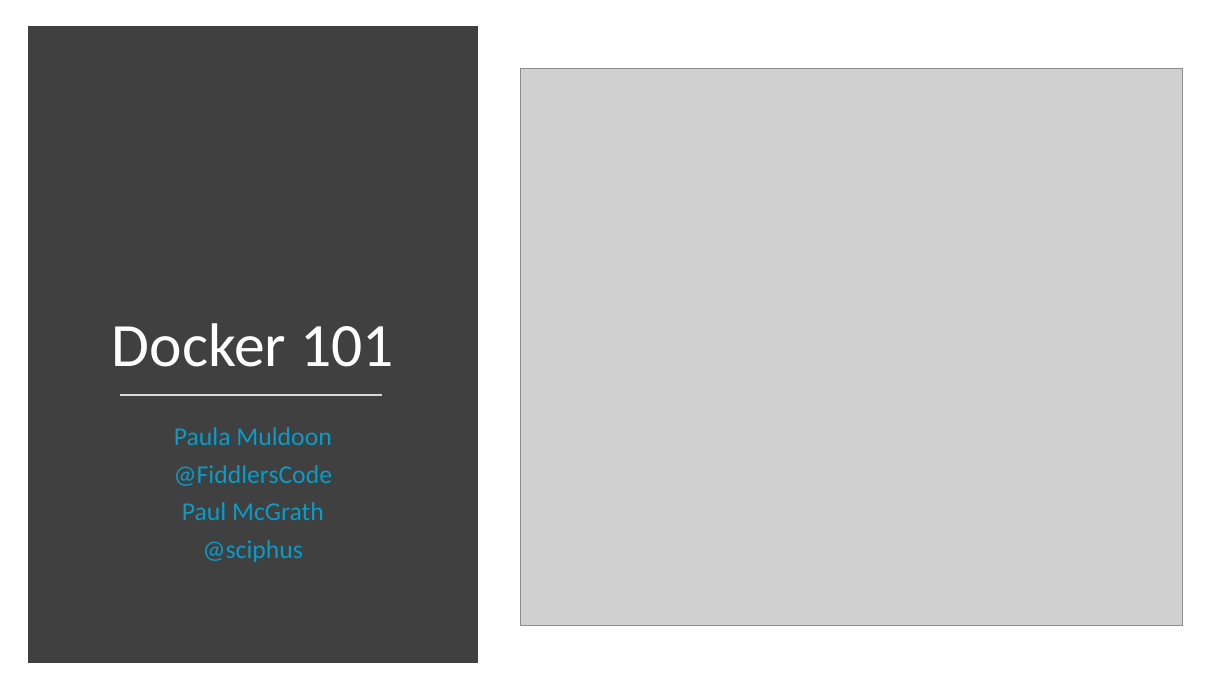
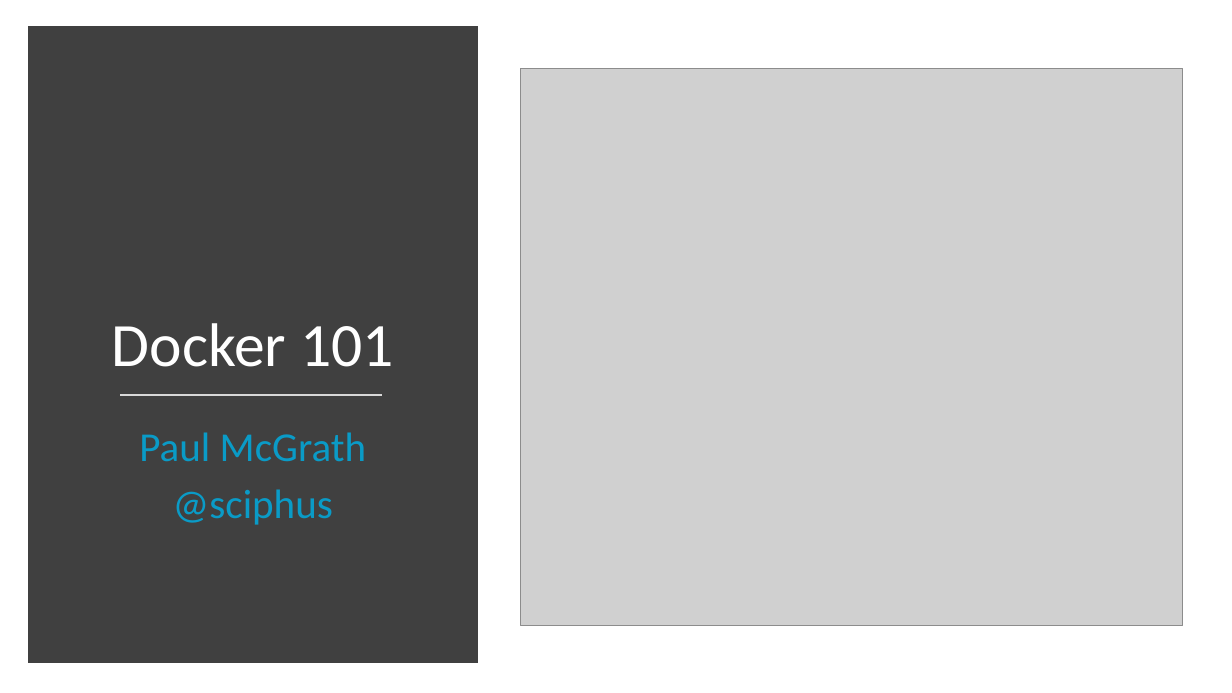
Before and after one commit to pavlosmcg/docker101, a slide deck: slide 1 of Docker 101.pptx. Drawn at 1232x693 pixels with LibreOffice and Linux fonts; fonts in the diff are those of the drawing; grey boxes stand for pictures. Boxes give left, top, right and bottom in pixels: in the first picture for what was removed or moved away, otherwise in the second. Text is boxed around its words. In the diff, an @@ line names an element or a change of style, - is before the commit and + after.

Commit message:
Update slides

```diff
--- a/Docker 101.pptx
+++ b/Docker 101.pptx
@@ subtitle "Paul McGrath" at (x1=139, y1=432, x2=366, y2=525): size 20 to 32 pt; line spacing 0.8 to 0.9 @@
@@ subtitle at (x1=174, y1=427, x2=332, y2=486): paragraphs removed @@
-Paula Muldoon
-@FiddlersCode
```
Also in this commit, not shown: 1 other slide changed, 1 slide removed.
